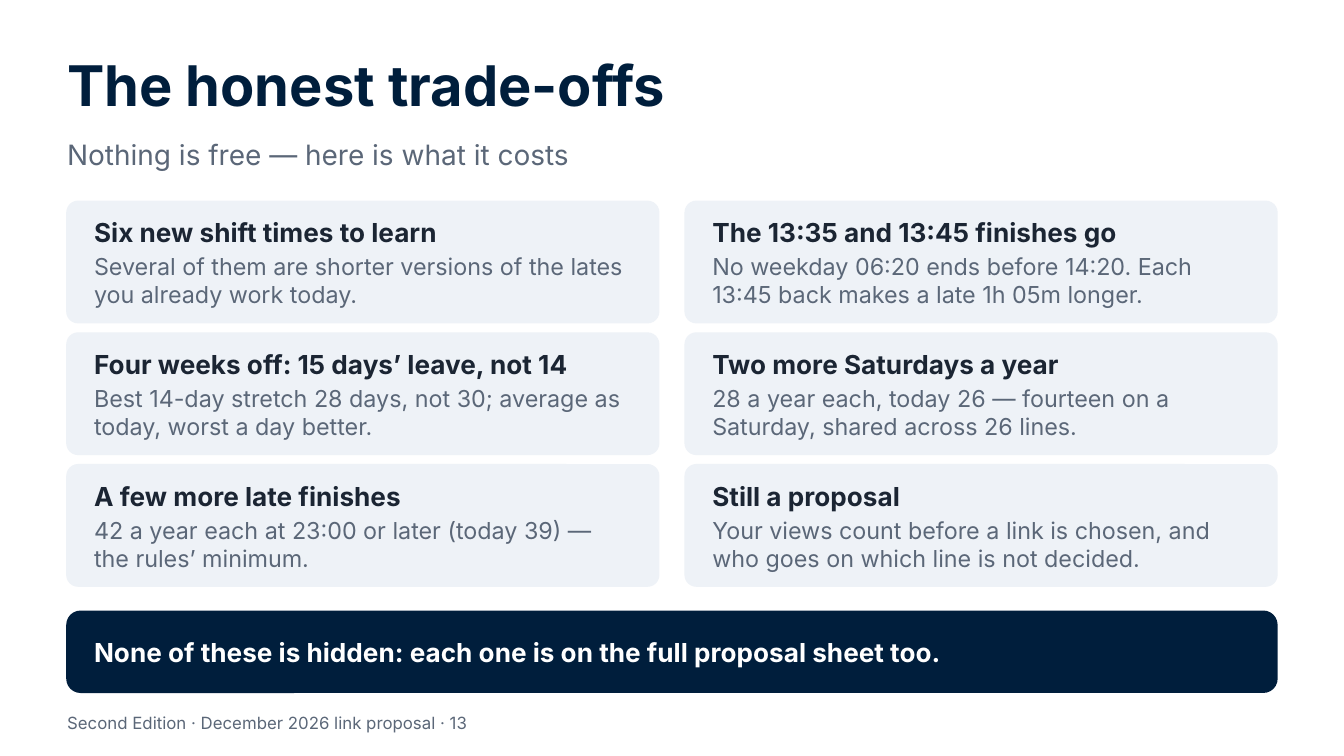
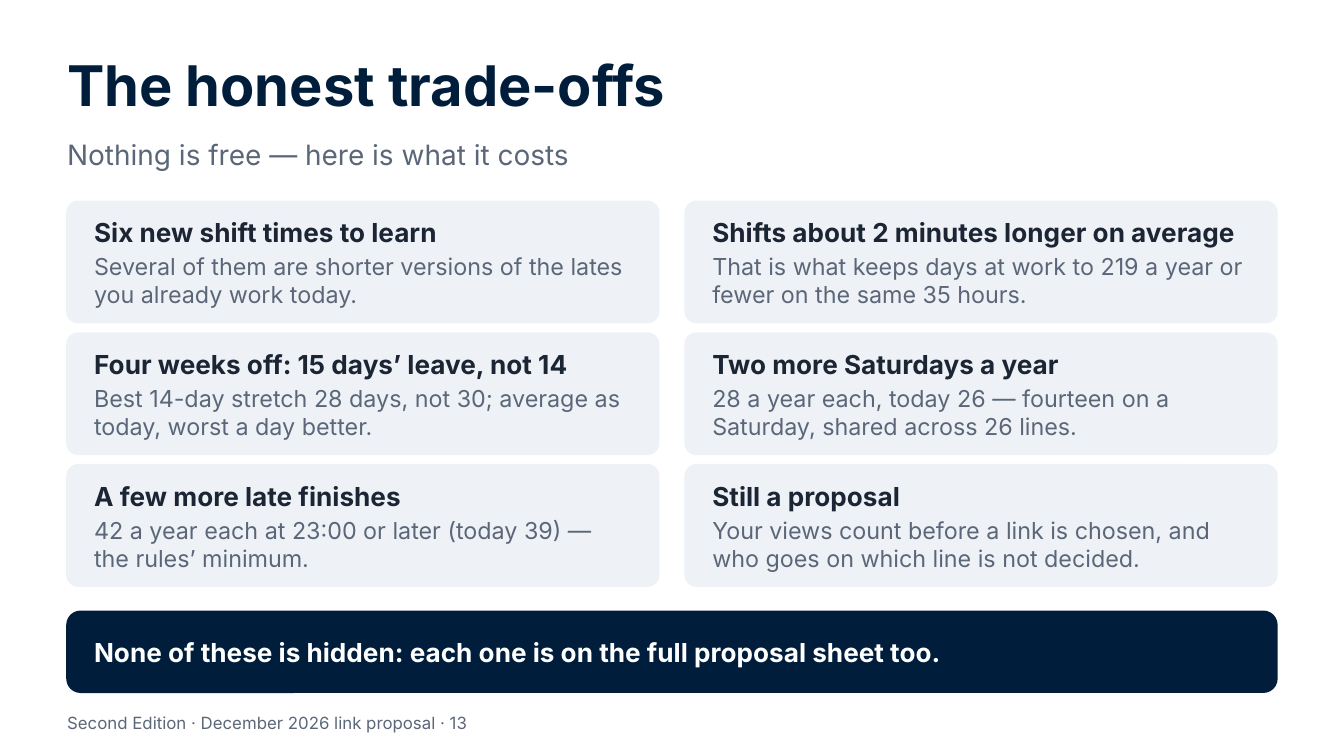
Before and after one commit to Garethdavidmiller/roster-app, a slide deck: slide 13 of docs/links-26/presentations/Second-Edition-for-colleagues.pptx. Drawn at 1344x756 pixels with LibreOffice and Linux fonts; fonts in the diff are those of the drawing. Boxes give left, top, right and bottom in pixels: in the first picture for what was removed or moved away, otherwise in the second. Text is boxed around its words. In the diff, an @@ line names an element or a change of style, - is before the commit and + after.

```diff
--- a/docs/links-26/presentations/Second-Edition-for-colleagues.pptx
+++ b/docs/links-26/presentations/Second-Edition-for-colleagues.pptx
@@ text at box(712, 222, 1234, 248): text changed @@
-The 13:35 and 13:45 finishes go
+Shifts about 2 minutes longer on average
@@ text at box(712, 257, 1243, 303): text changed @@
-No weekday 06:20 ends before 14:20. Each 13:45 back makes a late 1h 05m longer.
+That is what keeps days at work to 219 a year or fewer on the same 35 hours.
```
Also in this commit, not shown: 1 other slide changed, 29 other files.
